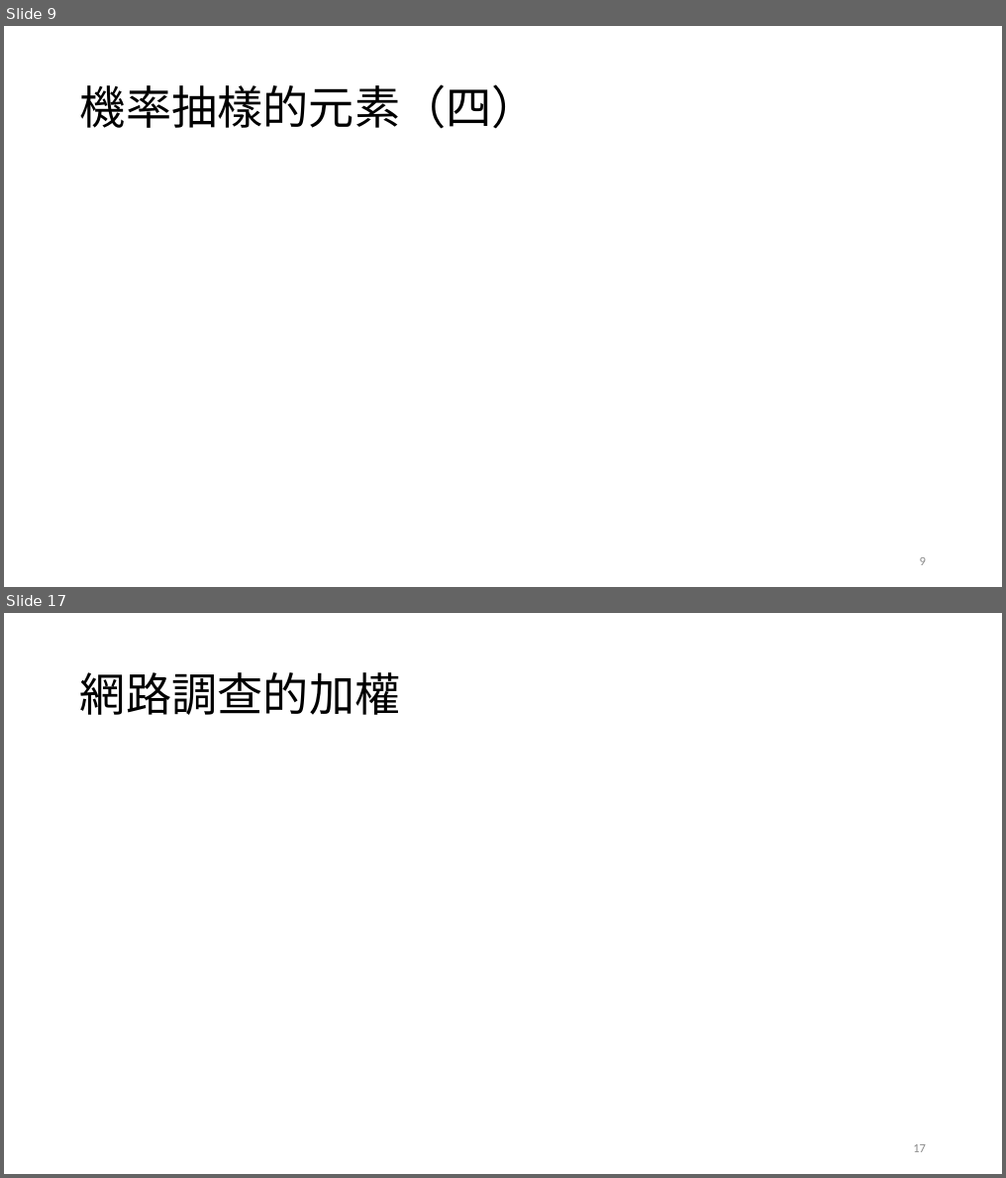
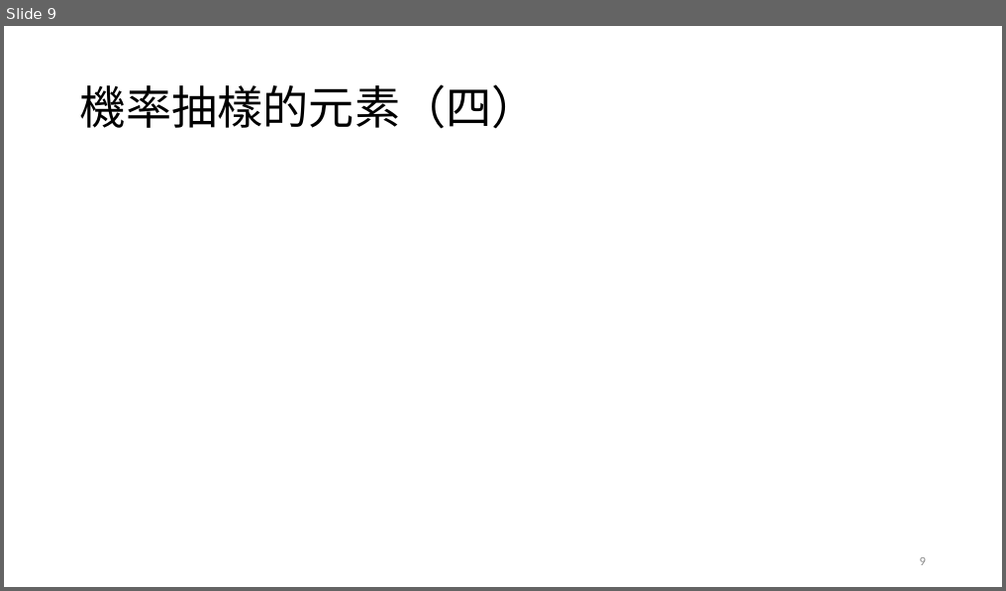
Before and after one commit to TsaiChiahung/PublicOpinion2026, a slide deck: 投影片/民意與調查Week5.pptx. Shown one above the other, each under a label of ours: slides 9 and 17 before the commit, slide 9 after it; the slides between them are not shown. The pictures are 1006x1178 and 1006x591 pixels, drawn with LibreOffice and Linux fonts; fonts in the diff are those of the drawing; grey boxes stand for pictures. Boxes give left, top, right and bottom in pixels: in the first picture for what was removed or moved away, otherwise in the second. Text is boxed around its words. In the diff, an @@ line names an element or a change of style, - is before the commit and + after.

```diff
--- a/投影片/民意與調查Week5.pptx
+++ b/投影片/民意與調查Week5.pptx
@@ slide 17 removed at (4,613,1002,1174), background #FFFFFF @@
@@ title removed at (80,672,401,715) @@
-網路調查的加權
@@ page number removed at (913,1145,926,1153) @@
-17
```
Also in this commit, not shown: 3 slides changed, 1 slide added, 5 other slides removed.
